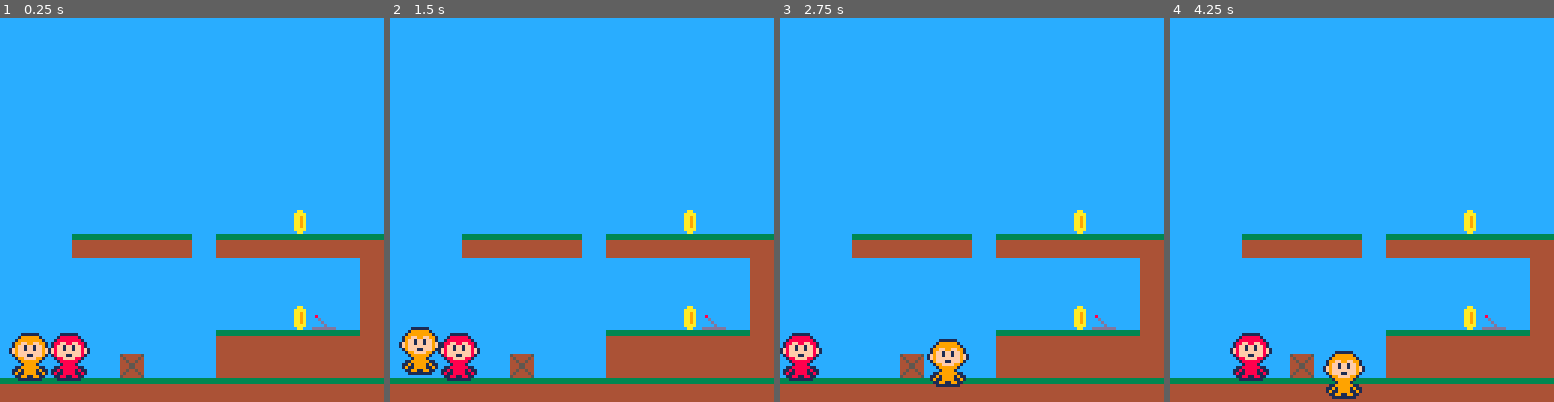
Above: before the commit, frames 1-4 (left to right).
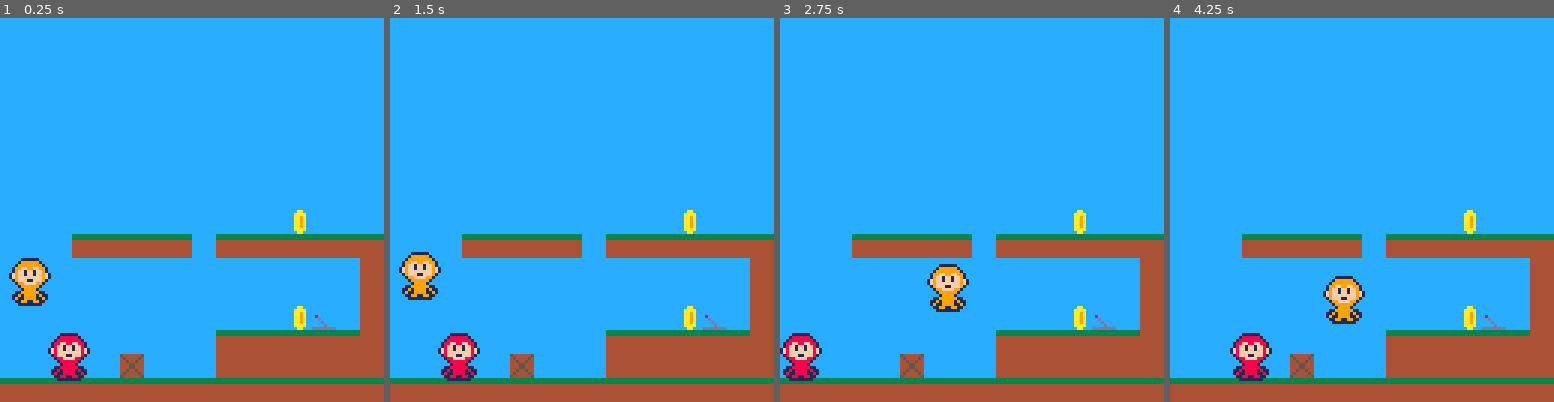
Above: after the commit, the same moments.

Repository: salachyan/EMO
Game: PICO-8 cartridge emo.p8
Two runs of this game, one before a commit and one after it. Both use one fixed random seed, a clock stepped at 60 frames per second and the inputs below.
Inputs:
- Up to frame 1 (0.25 s): no input
- Up to frame 2 (1.5 s): tap X (X key) at 0.33, 1.07 s; tap O (Z key) at 0.7 s
- Up to frame 3 (2.75 s): hold Right 1.6-2.1 s; tap O (Z key) at 1.7, 2.1, 2.5 s; tap X (X key) at 1.85 s; hold Up 2.15-2.42 s; hold Right from 2.47 s (still down)
- Up to frame 4 (4.25 s): tap O (Z key) every 0.4 s from 2.9 to 4.1 s; tap X (X key) at 2.97, 4.08 s; release Right at 3.03 s; hold Left 3.08-3.58 s; hold Down 3.63-3.97 s; hold Right from 4.02 s (still down)

The runs differ from the first frame. In frame 1, 2.0% of the frame differs, in the area x 2-14%, y 62-95%; in frame 2, 2.0%, in the area x 2-14%, y 60-93%; in frame 3, 2.0%; in frame 4, 2.0%.

Commit message:
repositioned player1 for testing

Diff:
--- a/gameloop/hello.lua
+++ b/gameloop/hello.lua
@@ -4,7 +4,7 @@
   -- initialize player properties
   player = {
     x = 2,     -- starting x position
-    y = 105,     -- starting y position
+    y = 80,     -- starting y position
     sp = 1,     -- top-left corner of the 4x4 sprite (32x32 pixels)
     w = 2,     -- width of the sprite in pixels
     h = 2,     -- height of the sprite in pixels
